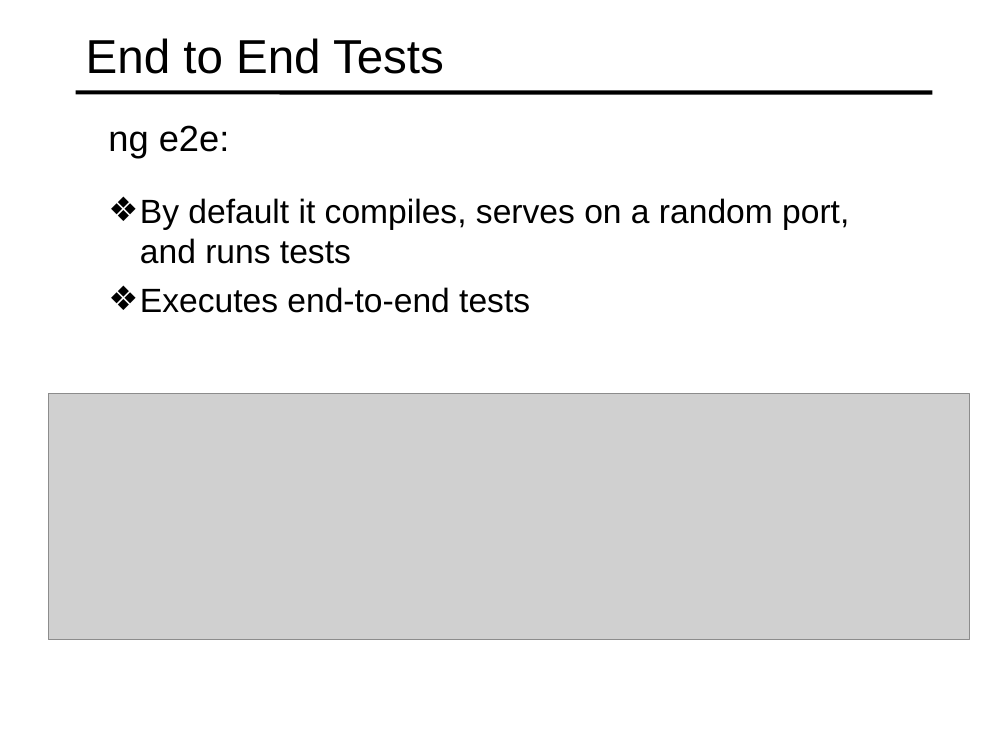
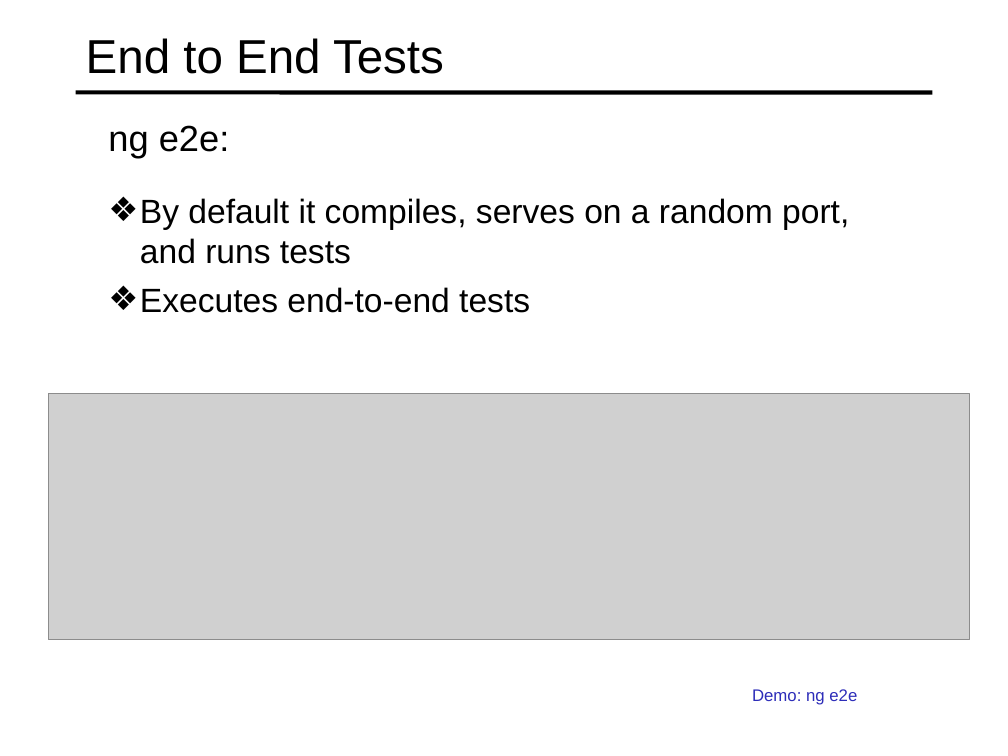
Before and after one commit to specter01wj/Jago_Link_Training, a slide deck: slide 12 of Angular/Angular7/Angular CLI/7.Running Unit and End to End Tests/L7_Running Unit and End to End Tests.ppt. Drawn at 1008x756 pixels with LibreOffice and Linux fonts; fonts in the diff are those of the drawing; grey boxes stand for pictures. Boxes give left, top, right and bottom in pixels: in the first picture for what was removed or moved away, otherwise in the second. Text is boxed around its words. In the diff, an @@ line names an element or a change of style, - is before the commit and + after.

Commit message:
09/05/2019 v1

```diff
--- a/Angular/Angular7/Angular CLI/7.Running Unit and End to End Tests/L7_Running Unit and End to End Tests.ppt
+++ b/Angular/Angular7/Angular CLI/7.Running Unit and End to End Tests/L7_Running Unit and End to End Tests.ppt
@@ text added at bbox=[752, 689, 857, 705], 12 pt, text #2D2DB9 @@
+  Demo: ng e2e
```
Also in this commit, not shown: 1 slide added, 2 slides removed.
